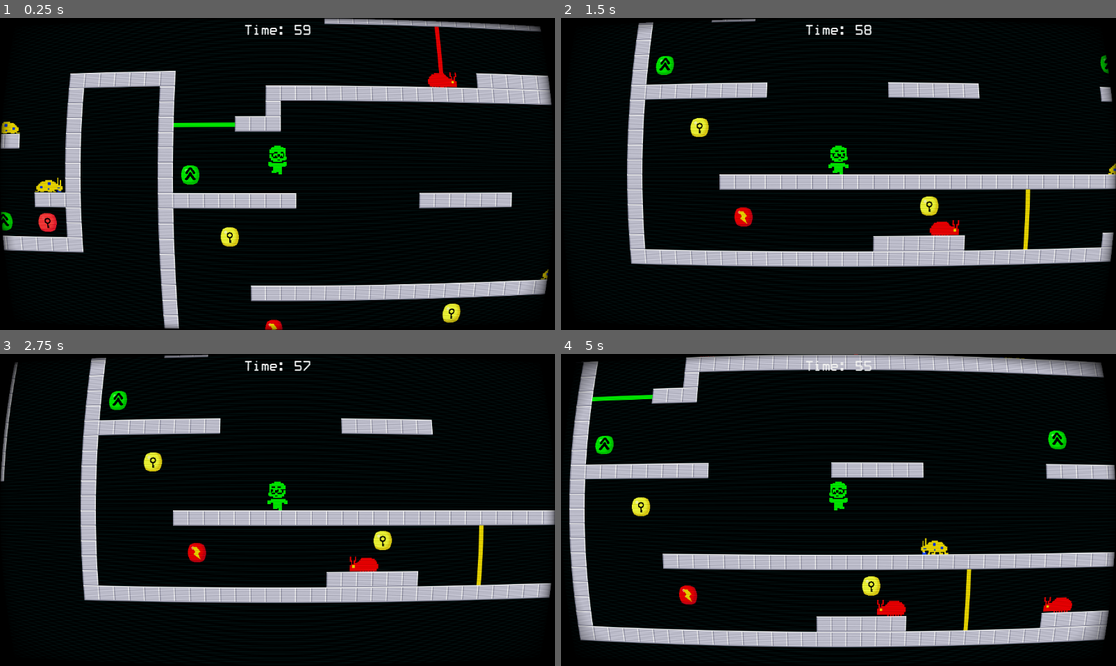
Above: before the commit, frames 1-4 (two rows, left to right).
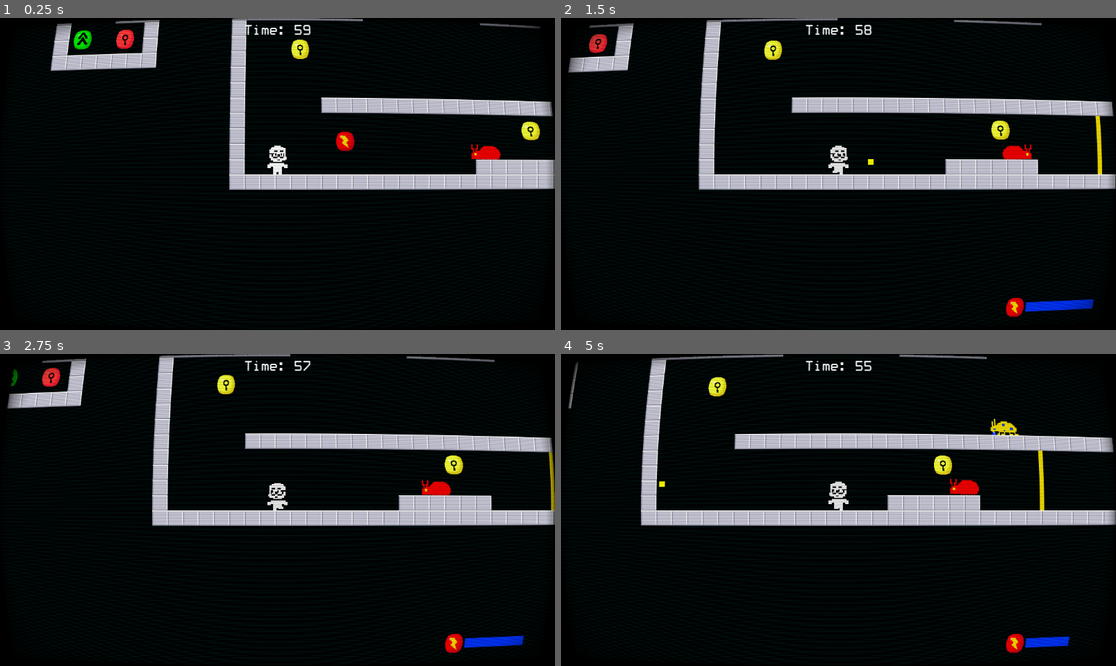
Above: after the commit, the same moments.

Repository: AatishAsh/project-Hues-n-Dash
Game: Godot game, scene res://Levels/level_7.tscn
Same seed, same stepped clock (60 frames per second), same inputs: the game is played once before the commit and once after it. This scene is started directly instead of the project's main scene.
Inputs:
- Up to frame 1 (0.25 s): no input
- Up to frame 2 (1.5 s): hold Right (move_right) from 0.53 s (still down); tap X (shoot) at 0.6, 1.35 s; tap Space (jump) at 0.77 s
- Up to frame 3 (2.75 s): tap Space (jump) at 1.52 s; release Right (move_right) at 2.03 s; hold A (move_left) from 2.03 s (still down); tap X (shoot) at 2.1 s
- Up to frame 4 (5 s): release A (move_left) at 2.78 s; hold Right (move_right) 2.78-4.28 s; tap X (shoot) at 2.85, 3.6, 4.35 s; tap Space (jump) at 3.02, 3.77, 4.52 s; hold A (move_left) from 4.28 s (still down)

The runs differ from the first frame. In frame 1, 26% of the frame differs, in the area x 0-100%, y 0-100%; in frame 2, 19%; in frame 3, 19%; in frame 4, 32%, in the area x 1-100%, y 0-96%.

Commit message:
ADD README.md

Diff:
--- a/Levels/level_5.tscn
+++ b/Levels/level_5.tscn
@@ -107,9 +107,6 @@
 [node name="YellowBug" parent="enemy" unique_id=1627182280 instance=ExtResource("18_k35fw")]
 position = Vector2(619, -216)
 
-[node name="YellowBug2" parent="enemy" unique_id=88197071 instance=ExtResource("18_k35fw")]
-position = Vector2(-27, -216)
-
 [node name="Player" parent="." unique_id=1062678134 instance=ExtResource("13_308mu")]
 position = Vector2(143, -9)
 
--- a/Levels/level_7.tscn
+++ b/Levels/level_7.tscn
@@ -35,7 +35,7 @@
 track = ExtResource("2_vulay")
 
 [node name="Player" parent="." unique_id=1013157304 instance=ExtResource("12_d7ns6")]
-position = Vector2(216, -423)
+position = Vector2(67, -15)
 
 [node name="Camera2D" type="Camera2D" parent="Player" unique_id=1027445168]
 
--- a/project.godot
+++ b/project.godot
@@ -35,40 +35,56 @@
 
 [input]
 
+ui_accept={
+"deadzone": 0.5,
+"events": [Object(InputEventKey,"resource_local_to_scene":false,"resource_name":"","device":0,"window_id":0,"alt_pressed":false,"shift_pressed":false,"ctrl_pressed":false,"meta_pressed":false,"pressed":false,"keycode":4194309,"physical_keycode":0,"key_label":0,"unicode":0,"location":0,"echo":false,"script":null)
+, Object(InputEventKey,"resource_local_to_scene":false,"resource_name":"","device":0,"window_id":0,"alt_pressed":false,"shift_pressed":false,"ctrl_pressed":false,"meta_pressed":false,"pressed":false,"keycode":4194310,"physical_keycode":0,"key_label":0,"unicode":0,"location":0,"echo":false,"script":null)
+, Object(InputEventKey,"resource_local_to_scene":false,"resource_name":"","device":0,"window_id":0,"alt_pressed":false,"shift_pressed":false,"ctrl_pressed":false,"meta_pressed":false,"pressed":false,"keycode":32,"physical_keycode":0,"key_label":0,"unicode":32,"location":0,"echo":false,"script":null)
+, Object(InputEventJoypadButton,"resource_local_to_scene":false,"resource_name":"","device":-1,"button_index":2,"pressure":0.0,"pressed":true,"script":null)
+]
+}
 pick_item={
 "deadzone": 0.2,
-"events": [Object(InputEventKey,"resource_local_to_scene":fa …(140 unchanged characters)… d":false,"keycode":0,"physical_keycode":69,"key_label":0,"unicode":101,"location":0,"echo":false,"script":null)
-, Object(InputEventKey,"resource_local_to_scene":false,"resource_name":"","device":-1,"window_id":0,"alt_pressed":false,"shift_pressed":false,"ctrl_pressed":false,"meta_pressed":false,"pressed":false,"keycode":0,"physical_keycode":86,"key_label":0,"unicode":118,"location":0,"echo":false,"script":null)
+"events": [Object(InputEventKey,"resource_local_to_scene":fa …(140 unchanged characters)… d":false,"keycode":0,"physical_keycode":86,"key_label":0,"unicode":118,"location":0,"echo":false,"script":null)
 ]
 }
 move_left={
 "deadzone": 0.2,
 "events": [Object(InputEventKey,"resource_local_to_scene":false,"resource_name":"","device":-1,"window_id":0,"alt_press …(191 unchanged characters)…
 , Object(InputEventKey,"resource_local_to_scene":false,"resource_name":"","device":-1,"window_id":0,"alt_pressed":false …(186 unchanged characters)…
+, Object(InputEventJoypadMotion,"resource_local_to_scene":false,"resource_name":"","device":-1,"axis":0,"axis_value":-1.0,"script":null)
+, Object(InputEventJoypadMotion,"resource_local_to_scene":false,"resource_name":"","device":-1,"axis":2,"axis_value":-1.0,"script":null)
 ]
 }
 move_right={
 "deadzone": 0.2,
 "events": [Object(InputEventKey,"resource_local_to_scene":false,"resource_name":"","device":-1,"window_id":0,"alt_press …(195 unchanged characters)…
 , Object(InputEventKey,"resource_local_to_scene":false,"resource_name":"","device":-1,"window_id":0,"alt_pressed":false …(183 unchanged characters)…
+, Object(InputEventJoypadMotion,"resource_local_to_scene":false,"resource_name":"","device":-1,"axis":2,"axis_value":1.0,"script":null)
 ]
 }
 jump={
 "deadzone": 0.2,
 "events": [Object(InputEventKey,"resource_local_to_scene":false,"resource_name":"","device":-1,"window_id":0,"alt_press …(191 unchanged characters)…
 , Object(InputEventKey,"resource_local_to_scene":false,"resource_name":"","device":-1,"window_id":0,"alt_pressed":false …(186 unchanged characters)…
+, Object(InputEventKey,"resource_local_to_scene":false,"resource_name":"","device":-1,"window_id":0,"alt_pressed":false,"shift_pressed":false,"ctrl_pressed":false,"meta_pressed":false,"pressed":false,"keycode":0,"physical_keycode":87,"key_label":0,"unicode":119,"location":0,"echo":false,"script":null)
+, Object(InputEventJoypadMotion,"resource_local_to_scene":false,"resource_name":"","device":-1,"axis":1,"axis_value":-1.0,"script":null)
 ]
 }
 pause_game={
 "deadzone": 0.2,
 "events": [Object(InputEventKey,"resource_local_to_scene":false,"resource_name":"","device":-1,"window_id":0,"alt_press …(195 unchanged characters)…
 , Object(InputEventKey,"resource_local_to_scene":false,"resource_name":"","device":-1,"window_id":0,"alt_pressed":false …(183 unchanged characters)…
+, Object(InputEventJoypadButton,"resource_local_to_scene":false,"resource_name":"","device":-1,"button_index":5,"pressure":0.0,"pressed":true,"script":null)
 ]
 }
 shoot={
 "deadzone": 0.2,
 "events": [Object(InputEventKey,"resource_local_to_scene":false,"resource_name":"","device":-1,"window_id":0,"alt_press …(192 unchanged characters)…
 , Object(InputEventKey,"resource_local_to_scene":false,"resource_name":"","device":-1,"window_id":0,"alt_pressed":false …(186 unchanged characters)…
+, Object(InputEventKey,"resource_local_to_scene":false,"resource_name":"","device":-1,"window_id":0,"alt_pressed":false,"shift_pressed":false,"ctrl_pressed":false,"meta_pressed":false,"pressed":false,"keycode":0,"physical_keycode":69,"key_label":0,"unicode":101,"location":0,"echo":false,"script":null)
+, Object(InputEventJoypadButton,"resource_local_to_scene":false,"resource_name":"","device":-1,"button_index":9,"pressure":0.0,"pressed":true,"script":null)
+, Object(InputEventJoypadButton,"resource_local_to_scene":false,"resource_name":"","device":-1,"button_index":10,"pressure":0.0,"pressed":true,"script":null)
 ]
 }
 
Binary file removed: Sprites/item_red.png
Not shown, removed: Sprites/item_red.png.import
Binary file removed: Sprites/process_complete.png
Not shown, removed: Sprites/process_complete.png.import
Not shown, changed: .gitignore
Not shown, added: README.md
